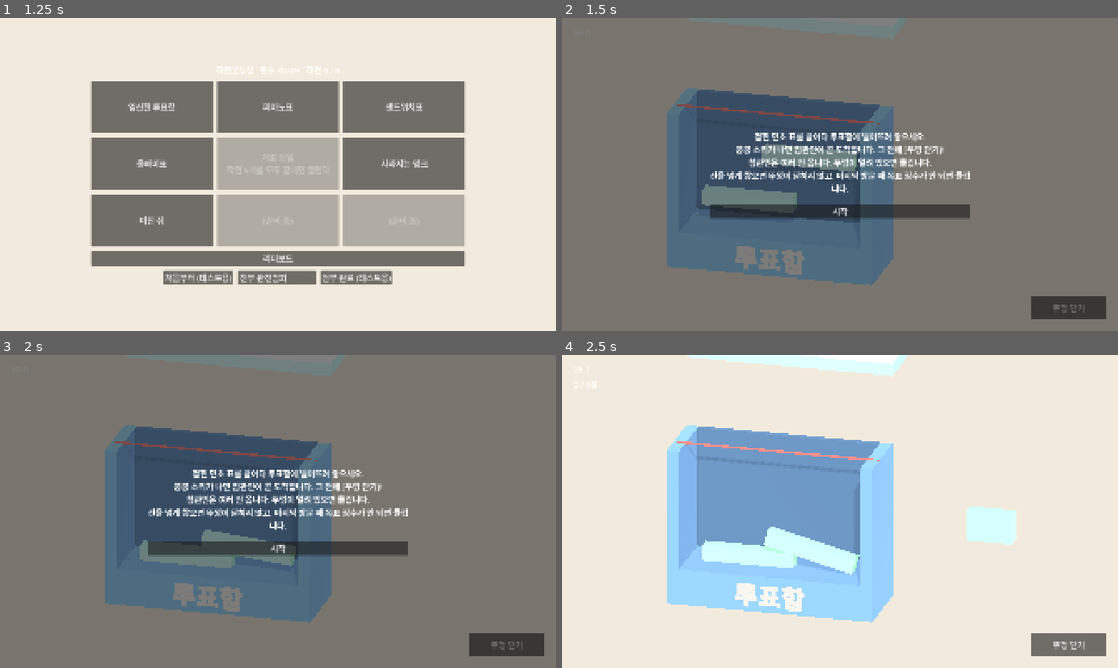
Above: before the commit, frames 1-4 (two rows, left to right).
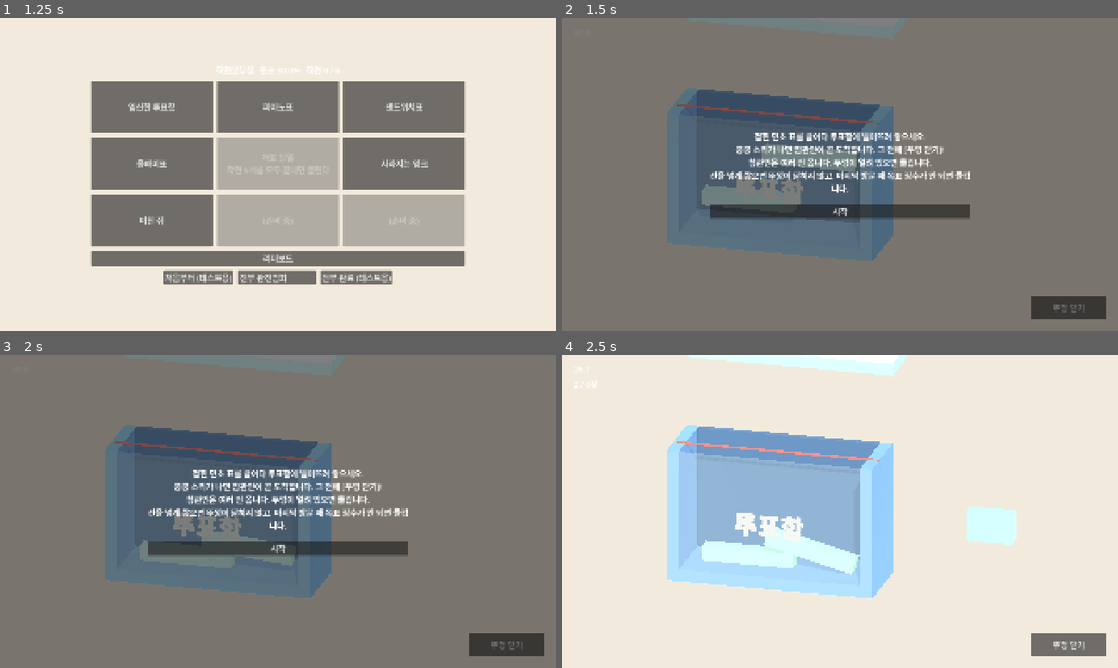
Above: after the commit, the same moments.

Repository: hahaha13791/mincho-game
Game: Godot game, scene res://main/title.tscn
Two runs of this game, one before a commit and one after it. Both use one fixed random seed, a clock stepped at 60 frames per second and the inputs below.
Inputs:
- Up to frame 1 (1.25 s): click "입단하기" at 0.5 s
- Up to frame 2 (1.5 s): click "임신한 투표함" at 1.25 s
- Up to frame 3 (2 s): no input
- Up to frame 4 (2.5 s): click "시작" at 2 s

Frame 1 is identical in both runs. In frame 2, 3.1% of the frame differs, in the area x 18-60%, y 50-86%; in frame 3, 3.2%; in frame 4, 13%, in the area x 18-60%, y 30-86%.

Commit message:
feat(ballot_box): 받침 대신 반투명 앞판에 '투표함' 글씨
- 앞판은 충돌 없는 겉모습 전용, 안쪽 표가 비쳐 보인다

Co-Authored-By: Claude Opus 5.5 <noreply@anthropic.com>
Claude-Session: https://claude.ai/code/session_01Vwi6rniWjHWN2EhyiYoRbx

Diff:
--- a/minigames/ballot_box/ballot_box.gd
+++ b/minigames/ballot_box/ballot_box.gd
@@ -310,11 +310,14 @@
 	_wall(Vector3(WALL_T, BOX_H, BOX_D), Vector3(BOX_CENTER_X + side_x, mid_y, 0.0), box_color)
 	_wall(Vector3(BOX_W + 2.0 * WALL_T, WALL_T, BOX_D), Vector3(BOX_CENTER_X, FLOOR_Y - WALL_T / 2.0, 0.0), box_color)
 
-	# 바닥 벽 아래 장식 받침(충돌 없음). 바닥 벽 앞면과 이어진 앞면에 '투표함'을 크게 쓴다
-	var skirt_h: float = 0.8
-	var skirt: MeshInstance3D = _box(Vector3(BOX_W + 2.0 * WALL_T, skirt_h, BOX_D), box_color)
-	skirt.position = Vector3(BOX_CENTER_X, FLOOR_Y - WALL_T - skirt_h / 2.0, 0.0)
-	add_child(skirt)
+	# 반투명 앞판(충돌 없음): 안쪽 표가 비쳐 보이고, 가운데에 '투표함'을 쓴다
+	var front_h: float = BOX_H + WALL_T
+	var front: MeshInstance3D = _box(Vector3(BOX_W + 2.0 * WALL_T, front_h, 0.04), box_color.lightened(0.3))
+	var glass: StandardMaterial3D = (front.mesh as BoxMesh).material
+	glass.transparency = BaseMaterial3D.TRANSPARENCY_ALPHA
+	glass.albedo_color.a = 0.28
+	front.position = Vector3(BOX_CENTER_X, FLOOR_Y - WALL_T + front_h / 2.0, BOX_D / 2.0 + 0.02)
+	add_child(front)
 	var label: Label3D = Label3D.new()
 	label.text = "투표함"
 	label.font_size = 128
@@ -323,7 +326,7 @@
 	label.modulate = PALETTE.paper
 	label.outline_modulate = PALETTE.paper # 같은 색 외곽선으로 글씨를 굵게
 	label.shaded = false
-	label.position = Vector3(BOX_CENTER_X, FLOOR_Y - (WALL_T + skirt_h) / 2.0, BOX_D / 2.0 + 0.01)
+	label.position = Vector3(BOX_CENTER_X, FLOOR_Y - WALL_T + front_h / 2.0, BOX_D / 2.0 + 0.05)
 	add_child(label)
 
 	var back: MeshInstance3D = _box(Vector3(BOX_W, BOX_H, 0.2), box_color.darkened(0.3))
